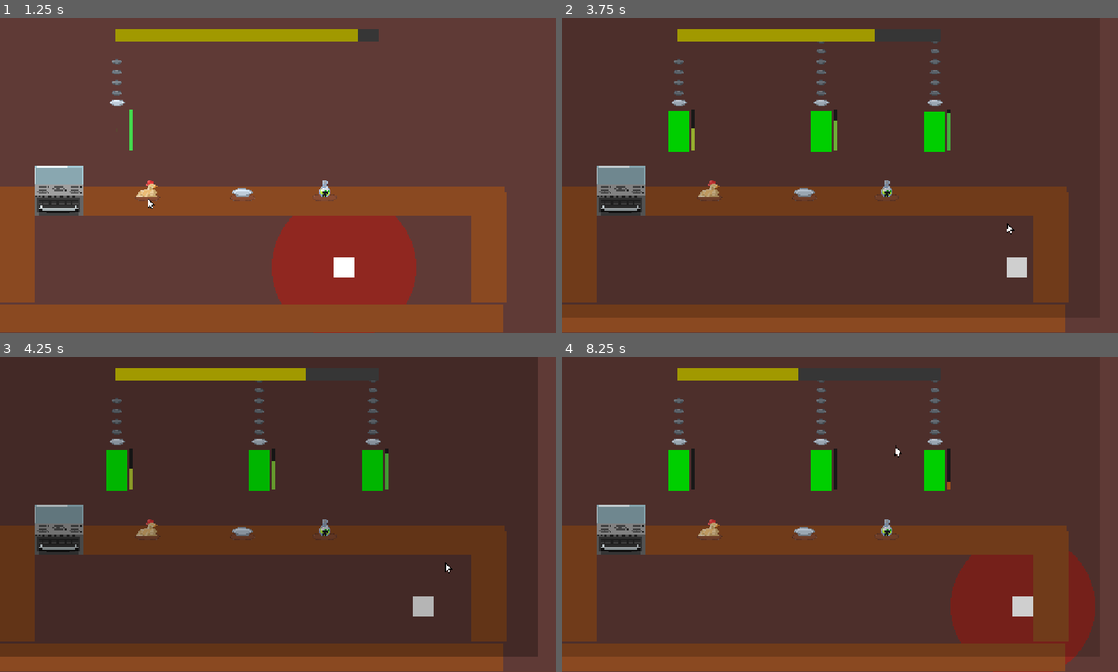
Above: before the commit, frames 1-4 (two rows, left to right).
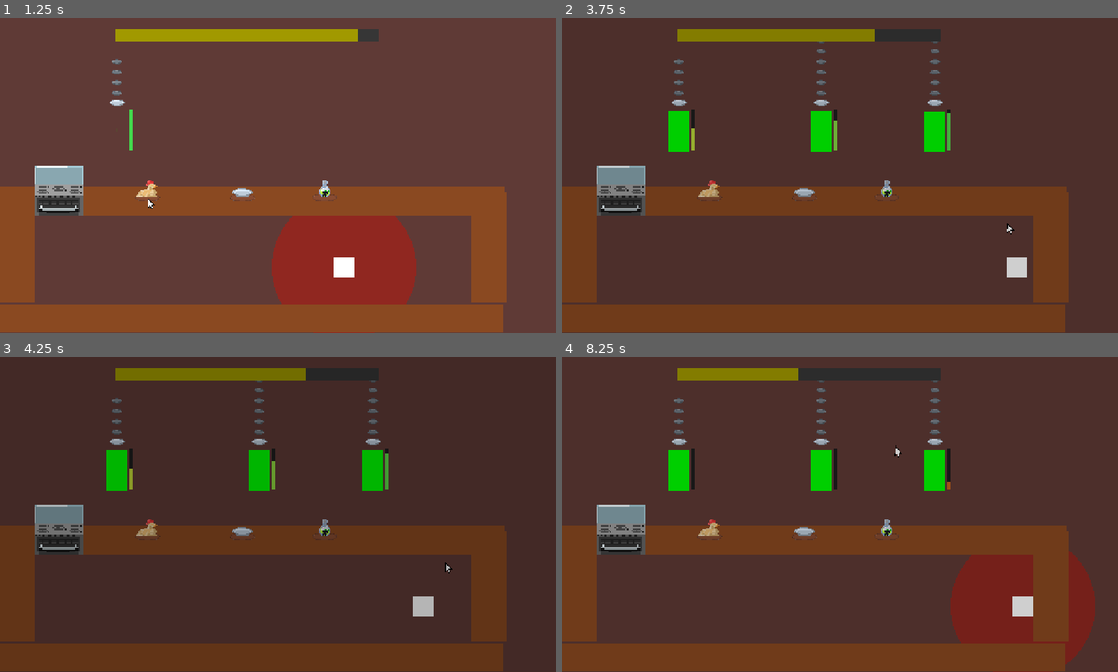
Above: after the commit, the same moments.

Repository: Someoneyeeting/Cookinggame
Game: Godot game, scene res://testscene.tscn
Same seed, same stepped clock (60 frames per second), same inputs: the game is played once before the commit and once after it. Sound files missing from this copy of the repository are replaced by a short silence.
Inputs (mouse positions are in pixels of both pictures, inside the frame that each line leads up to):
- Up to frame 1 (1.25 s): tap Enter (ui_accept) at 0.5, 0.77 s; move the mouse to (144, 197) at 0.52 s; hold D (right) from 0.53 s (still down); click (144, 197) at 0.6 s
- Up to frame 2 (3.75 s): move the mouse to (884, 197) at 1.27 s; release D (right) at 1.28 s; hold Down (ui_down) 1.28-2.03 s; right-click (884, 197) at 1.35 s; tap Enter (ui_accept) at 1.52, 2, 3.02 s; move the mouse to (806, 197) at 2.02 s; hold D (right) 2.03-2.78 s; hold Shift (sprint) 2.03-2.78 s; move the mouse to (812, 238) at 2.77 s; hold Up (ui_up) 2.78-3.53 s; click (812, 238) at 2.85 s; move the mouse to (1006, 222) at 3.52 s; hold A (left) from 3.53 s (still down); hold Right mouse button (rightc) from 3.53 s (still down)
- Up to frame 3 (4.25 s): keep holding A (left); keep holding Right mouse button (rightc); tap Enter (ui_accept) at 3.77 s
- Up to frame 4 (8.25 s): move the mouse to (673, 467) at 4.27 s; release Right mouse button (rightc) at 4.28 s; tap Shift (sprint) at 4.35 s; tap Enter (ui_accept) at 4.52, 5.75, 6.02, 6.77, 7.25, 7.52 s; move the mouse to (867, 514) at 5.02 s; release A (left) at 5.03 s; hold Down (ui_down) 5.03-5.78 s; click (867, 514) at 5.1 s; move the mouse to (756, 435) at 5.77 s; hold D (right) 5.78-6.53 s; right-click (756, 435) at 5.85 s; move the mouse to (962, 498) at 6.52 s; hold Up (ui_up) 6.53-7.28 s; hold Shift (sprint) 6.53-7.28 s; move the mouse to (728, 530) at 7.27 s; hold D (right) 7.28-8.03 s; click (728, 530) at 7.35 s; move the mouse to (895, 445) at 8.02 s; hold Down (ui_down) from 8.03 s (still down); hold Right mouse button (rightc) from 8.03 s (still down)

Frame 1 is identical in both runs. In frame 2, 5.6% of the frame differs, in the area x 0-91%, y 3-100%; in frame 3, 9.3%, in the area x 0-100%, y 0-100%; in frame 4, 5.1%.

Commit message:
star system

Diff:
--- a/globals.gd
+++ b/globals.gd
@@ -13,15 +13,15 @@
 	hovering = area
 
 	if(area.is_in_group("targetable")):
-		$target.global_position = area.global_position
+		%target.global_position = area.global_position
 	else:
-		$target.global_position = Vector2(-100,-100)
+		%target.global_position = Vector2(-100,-100)
 
 
 func _on_mouse_area_exited(area: Area2D) -> void:
 	if(hovering == area):
 		hovering = null
-	$target.global_position = Vector2(-100,-100)
+	%target.global_position = Vector2(-100,-100)
 
 func _input(event: InputEvent) -> void:
 	if(isaiming):
@@ -52,12 +52,12 @@
 		isaiming = false
 		Engine.time_scale = 1
 
-	$target.visible = isaiming
+	%target.visible = isaiming
 
 	if(hovering and hovering.is_in_group("targetable")):
-		$target.global_position = hovering.global_position
+		%target.global_position = hovering.global_position
 
-	$dark.color.a = lerp($dark.color.a, 0.3 if isaiming else 0.,0.08)
+	%dark.color.a = lerp(%dark.color.a, 0.3 if isaiming else 0.,0.08)
 
 func shake(dir : Vector2):
 	$Camera2D.position += dir
--- a/globals.tscn
+++ b/globals.tscn
@@ -23,14 +23,18 @@
 [node name="CollisionShape2D" type="CollisionShape2D" parent="mouse"]
 shape = SubResource("CircleShape2D_eoq6h")
 
-[node name="dark" type="ColorRect" parent="."]
-offset_left = -24.0
-offset_top = -13.0
-offset_right = 1227.0
-offset_bottom = 685.0
+[node name="CanvasLayer" type="CanvasLayer" parent="."]
+
+[node name="dark" type="ColorRect" parent="CanvasLayer"]
+unique_name_in_owner = true
+offset_left = -56.0
+offset_top = -73.0
+offset_right = 1309.0
+offset_bottom = 763.0
 color = Color(0, 0, 0, 0)
 
-[node name="target" parent="." instance=ExtResource("3_pw6g4")]
+[node name="target" parent="CanvasLayer" instance=ExtResource("3_pw6g4")]
+unique_name_in_owner = true
 position = Vector2(-113, 56)
 
 [node name="Camera2D" type="Camera2D" parent="."]
--- a/recipe_display.tscn
+++ b/recipe_display.tscn
@@ -62,3 +62,4 @@
 script = SubResource("GDScript_depl0")
 
 [node name="items" type="Node2D" parent="."]
+z_index = -55
--- /dev/null
+++ b/score_manager.gd
@@ -0,0 +1,11 @@
+extends Node2D
+
+var money : int = 0
+var stars : int = 10
+
+
+func _input(event: InputEvent) -> void:
+	if(event.is_action_pressed("ui_up")):
+		$StarsUI.change_by(1)
+	elif(event.is_action_pressed("ui_down")):
+		$StarsUI.change_by(-1)
--- /dev/null
+++ b/score_manager.tscn
@@ -0,0 +1,13 @@
+[gd_scene load_steps=3 format=3 uid="uid://c0sjb0pbvog5w"]
+
+[ext_resource type="Script" uid="uid://c1wingmewfxd4" path="res://score_manager.gd" id="1_vublb"]
+[ext_resource type="PackedScene" uid="uid://blyxxoxhim1q1" path="res://stars_ui.tscn" id="2_dlkr7"]
+
+[node name="ScoreManager" type="Node2D"]
+script = ExtResource("1_vublb")
+
+[node name="StarsUI" parent="." instance=ExtResource("2_dlkr7")]
+position = Vector2(416, 100)
+
+[node name="Timer" type="Timer" parent="."]
+autostart = true
--- /dev/null
+++ b/star_sprite.tscn
@@ -0,0 +1,50 @@
+[gd_scene load_steps=3 format=3 uid="uid://di11wr21q4u5w"]
+
+[ext_resource type="Texture2D" uid="uid://bjf5slnodos26" path="res://icon.svg" id="1_yoar7"]
+
+[sub_resource type="GDScript" id="GDScript_yoar7"]
+script/source = "extends Node2D
+
+
+var mode := 0
+var t :float=0
+
+func _physics_process(delta: float) -> void:
+	var speedfact = 1
+	if(mode == 0):
+		speedfact = 0
+	elif(mode == 1):
+		speedfact = 3
+	elif(mode == 2):
+		speedfact = 5
+
+	if(mode == 2):
+		$Sprite2D.rotation_degrees = sin(t * 3) * 2
+		$Sprite2D.position.x = randf_range(-1,2)
+	else:
+		$Sprite2D.rotation_degrees = 0
+		$Sprite2D.position.x = 0
+
+	t += delta * speedfact
+
+	$Sprite2D.position.y = sin(t + global_position.x * global_position.x ) * speedfact
+
+func deactivate():
+	mode = 0
+	$Sprite2D.modulate = Color(0.3,0.3,0.3)
+
+func activate():
+	mode = 1
+	$Sprite2D.modulate = Color(1,1,1)
+
+func hype():
+	mode = 2
+	$Sprite2D.modulate = Color(0.3,0.3,1)
+"
+
+[node name="StarSprite" type="Node2D"]
+script = SubResource("GDScript_yoar7")
+
+[node name="Sprite2D" type="Sprite2D" parent="."]
+scale = Vector2(0.515625, 0.515625)
+texture = ExtResource("1_yoar7")
--- /dev/null
+++ b/stars.gd
@@ -0,0 +1,64 @@
+extends Node2D
+class_name StarUI
+
+signal lose
+var STAR := preload("res://star_sprite.tscn")
+var starcount := 0
+var hypecount := 0
+var totalstarcount := 0
+
+func _physics_process(delta: float) -> void:
+	totalstarcount = starcount + hypecount
+func _ready() -> void:
+	for i in range(5):
+		var star = STAR.instantiate()
+		star.position.x = i * 80
+		if(i >= starcount):
+			star.deactivate()
+		$stars.add_child(star)
+
+func change_by(amount : int):
+	if(amount > 0):
+		add_stars(amount)
+	if(amount < 0):
+		lose_stars(-amount)
+
+func lose_stars(amount : int):
+	if(hypecount > 0):
+		lose_hype()
+	for i in amount:
+		starcount -= 1
+		var ind = starcount
+		if(ind < 0):
+			_death()
+			break
+		$stars.get_children()[ind].deactivate()
+	starcount = max(starcount,0)
+
+func add_stars(amount : int):
+	$death.hide()
+	for i in amount:
+		var ind = starcount
+		starcount += 1
+		if(ind >= 5):
+			add_hype()
+			continue
+		$stars.get_children()[ind].activate()
+	starcount = min(starcount,5)
+
+func add_hype():
+	var star = STAR.instantiate()
+	star.position.x = (starcount + hypecount - 1) * 80
+	star.hype()
+	$hype.add_child(star)
+	hypecount += 1
+
+
+func lose_hype():
+	hypecount = 0
+	for i in $hype.get_children():
+		i.queue_free()
+
+func _death():
+	$death.show()
+	lose.emit()
--- /dev/null
+++ b/stars_ui.tscn
@@ -0,0 +1,19 @@
+[gd_scene load_steps=2 format=3 uid="uid://blyxxoxhim1q1"]
+
+[ext_resource type="Script" uid="uid://4efxh4gwgo8t" path="res://stars.gd" id="1_r10ar"]
+
+[node name="StarsUI" type="Node2D"]
+script = ExtResource("1_r10ar")
+
+[node name="hype" type="Node2D" parent="."]
+
+[node name="stars" type="Node2D" parent="."]
+
+[node name="death" type="Label" parent="."]
+visible = false
+offset_left = 230.0
+offset_top = 183.0
+offset_right = 275.0
+offset_bottom = 206.0
+scale = Vector2(3.37199, 3.37199)
+text = "death"
Not shown, changed: export_presets.cfg
Not shown, added: score_manager.gd.uid
Not shown, added: stars.gd.uid
